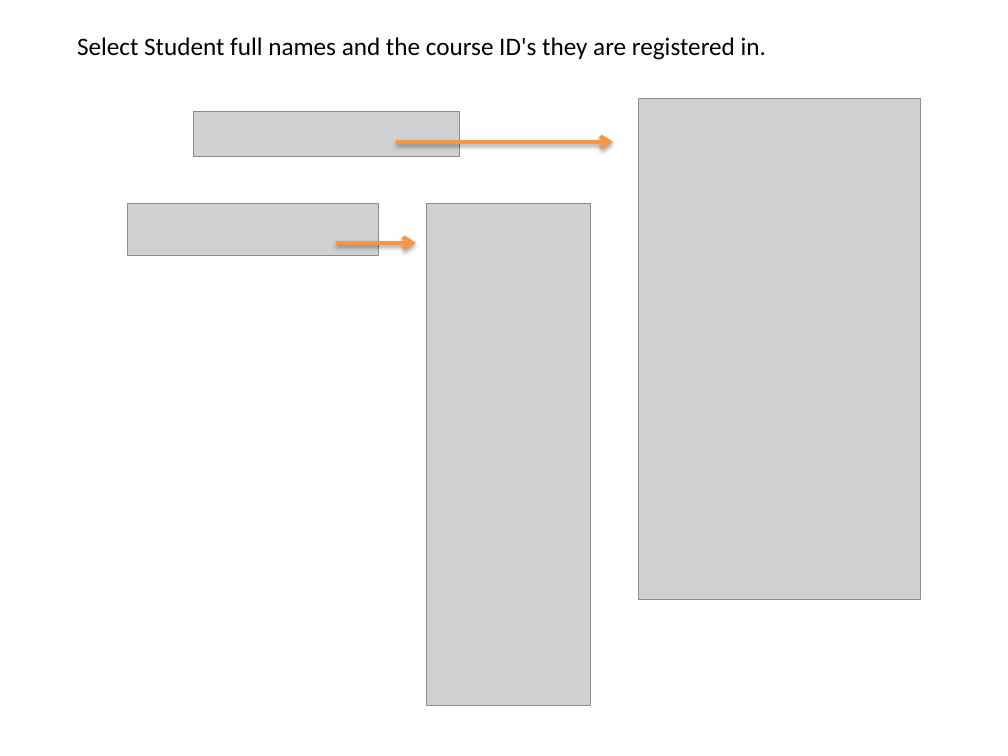
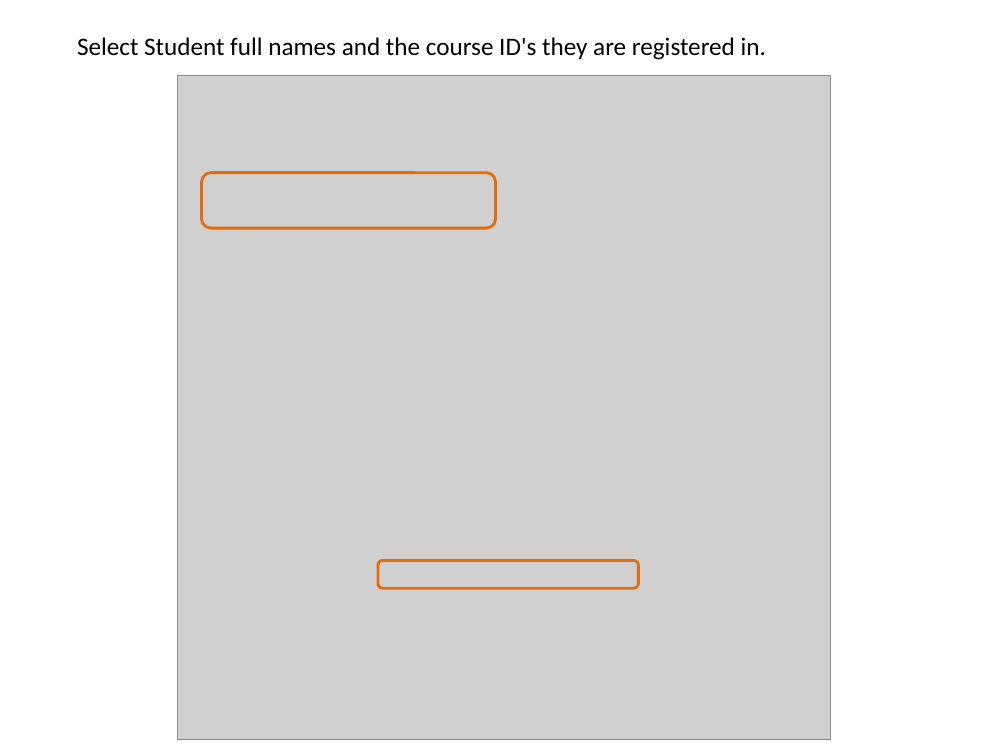
Before and after one commit to dgilleland/DMIT-1508-Workbook, a slide deck: slide 4 of SQL/Visualizing IQSchool SELECT Statements.pptx. Drawn at 1008x756 pixels with LibreOffice and Linux fonts; fonts in the diff are those of the drawing; grey boxes stand for pictures. Boxes give left, top, right and bottom in pixels: in the first picture for what was removed or moved away, otherwise in the second. Text is boxed around its words. In the diff, an @@ line names an element or a change of style, - is before the commit and + after.

```diff
--- a/SQL/Visualizing IQSchool SELECT Statements.pptx
+++ b/SQL/Visualizing IQSchool SELECT Statements.pptx
@@ picture added at (177,76,831,739) @@
@@ picture removed at (194,111,461,156) @@
@@ picture removed at (638,99,920,600) @@
@@ arrow removed from (395, 142) to (613, 142) @@
@@ rounded rectangle added at (202,172,496,228), outline #E46C0A 2 pt @@
@@ picture removed at (127,204,378,255) @@
@@ picture removed at (426,204,590,706) @@
@@ arrow removed from (336, 243) to (416, 243) @@
@@ rounded rectangle added at (378,560,638,589), outline #E46C0A 2 pt @@
```
Also in this commit, not shown: 2 slides added, 20 other files.
